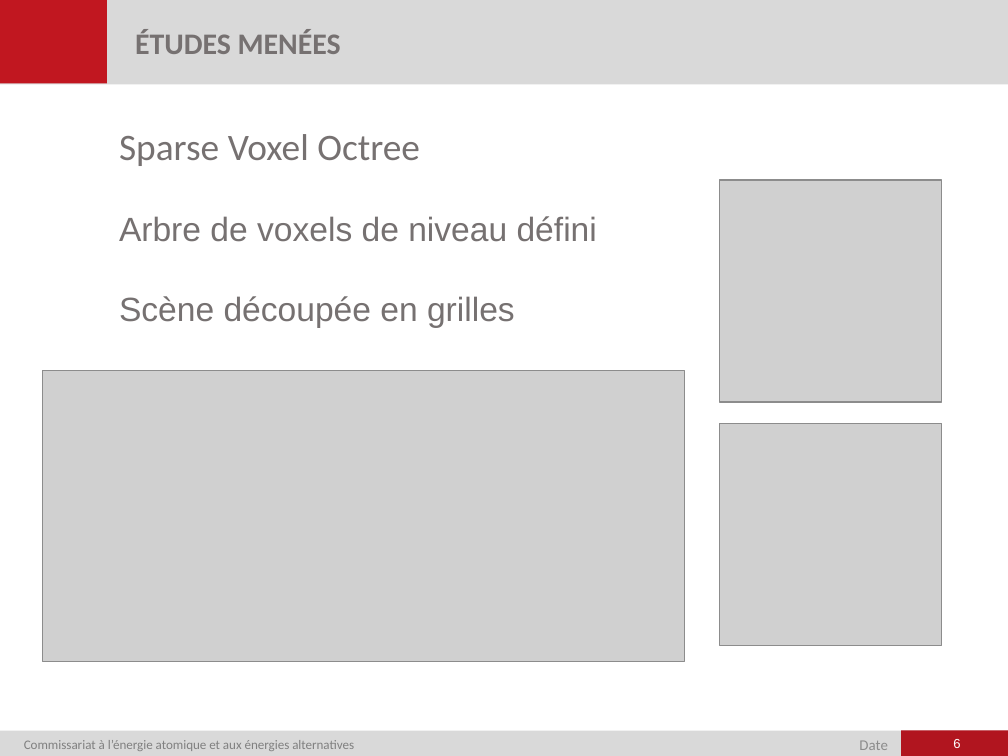
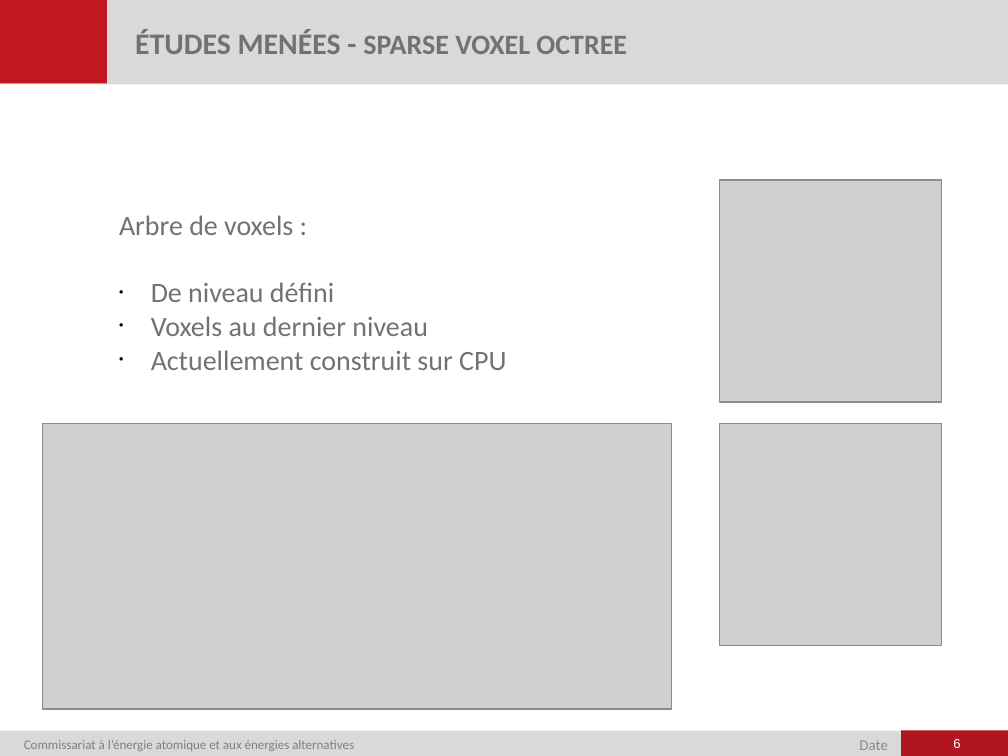
Before and after one commit to RocheAntoine/RapportStageM1, a slide deck: slide 6 of Présentation.pptx. Drawn at 1008x756 pixels with LibreOffice and Linux fonts; fonts in the diff are those of the drawing; grey boxes stand for pictures; background and template pictures are left out. Boxes give left, top, right and bottom in pixels: in the first picture for what was removed or moved away, otherwise in the second. Text is boxed around its words. In the diff, an @@ line names an element or a change of style, - is before the commit and + after.

```diff
--- a/Présentation.pptx
+++ b/Présentation.pptx
@@ text at [135, 29, 627, 54]: text changed; size 16 to 15 pt @@
-ÉTUDES MENÉES
+ÉTUDES MENÉES - SPARSE VOXEL OCTREE
@@ text removed at [119, 134, 420, 166] @@
-Sparse Voxel Octree
@@ text at [119, 215, 506, 370]: text changed; size 18 to 15 pt; font Arial to Calibri @@
-Arbre de voxels de niveau défini
-Scène découpée en grilles
+Arbre de voxels :
+• De niveau défini
+• Voxels au dernier niveau
+• Actuellement construit sur CPU
@@ picture: place and size @@
-picture at [42, 371, 684, 663]
+picture at [42, 423, 671, 708]
```
Also in this commit, not shown: 6 other slides changed, 7 slides added, 2 slides removed.
